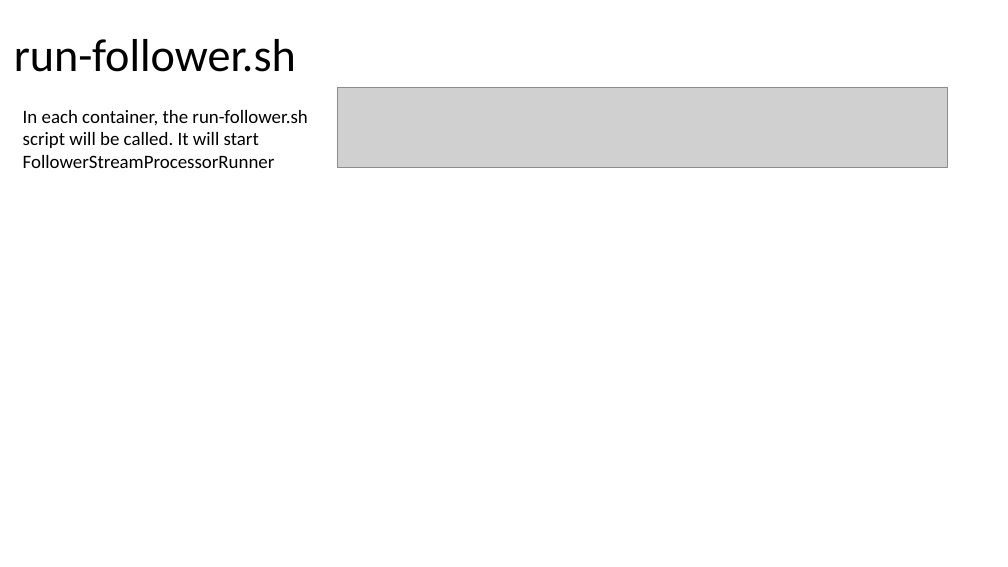
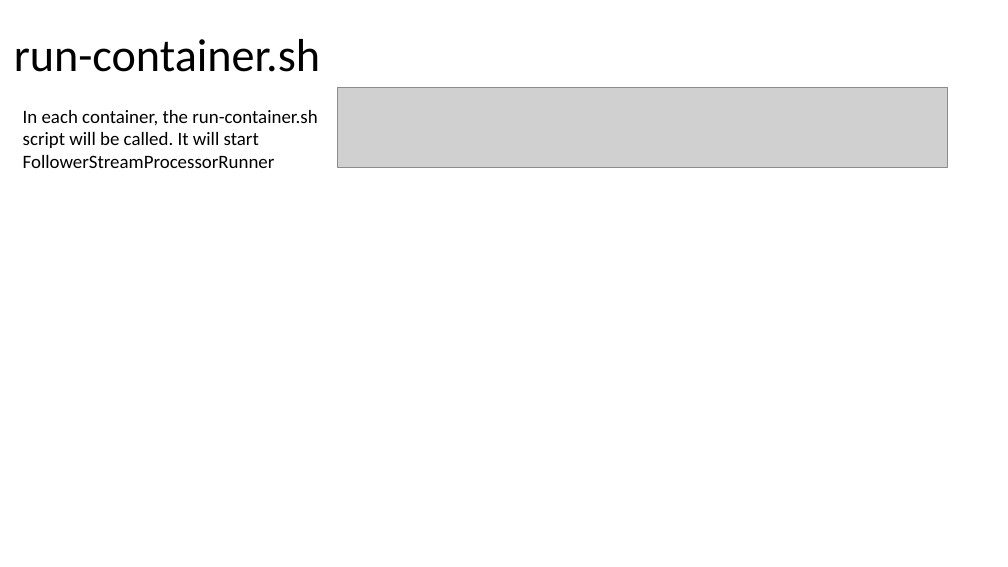
Before and after one commit to Swrrt/Samza-Documents, a slide deck: slide 14 of Documentation/Samza-Snapshot.pptx (slide 12 before the commit). Drawn at 1008x567 pixels with LibreOffice and Linux fonts; fonts in the diff are those of the drawing; grey boxes stand for pictures. Boxes give left, top, right and bottom in pixels: in the first picture for what was removed or moved away, otherwise in the second. Text is boxed around its words. In the diff, an @@ line names an element or a change of style, - is before the commit and + after.

Commit message:
new version!

```diff
--- a/Documentation/Samza-Snapshot.pptx
+++ b/Documentation/Samza-Snapshot.pptx
@@ title at bbox=[14, 39, 320, 72]: text changed @@
-run-follower.sh
+run-container.sh
@@ text at bbox=[23, 110, 317, 168]: text changed @@
-In each container, the run-follower.sh script will be called. It will start FollowerStreamProcessorRunner
+In each container, the run-container.sh script will be called. It will start FollowerStreamProcessorRunner
```
Also in this commit, not shown: 2 other slides changed, 21 slides added, 1 slide removed.
